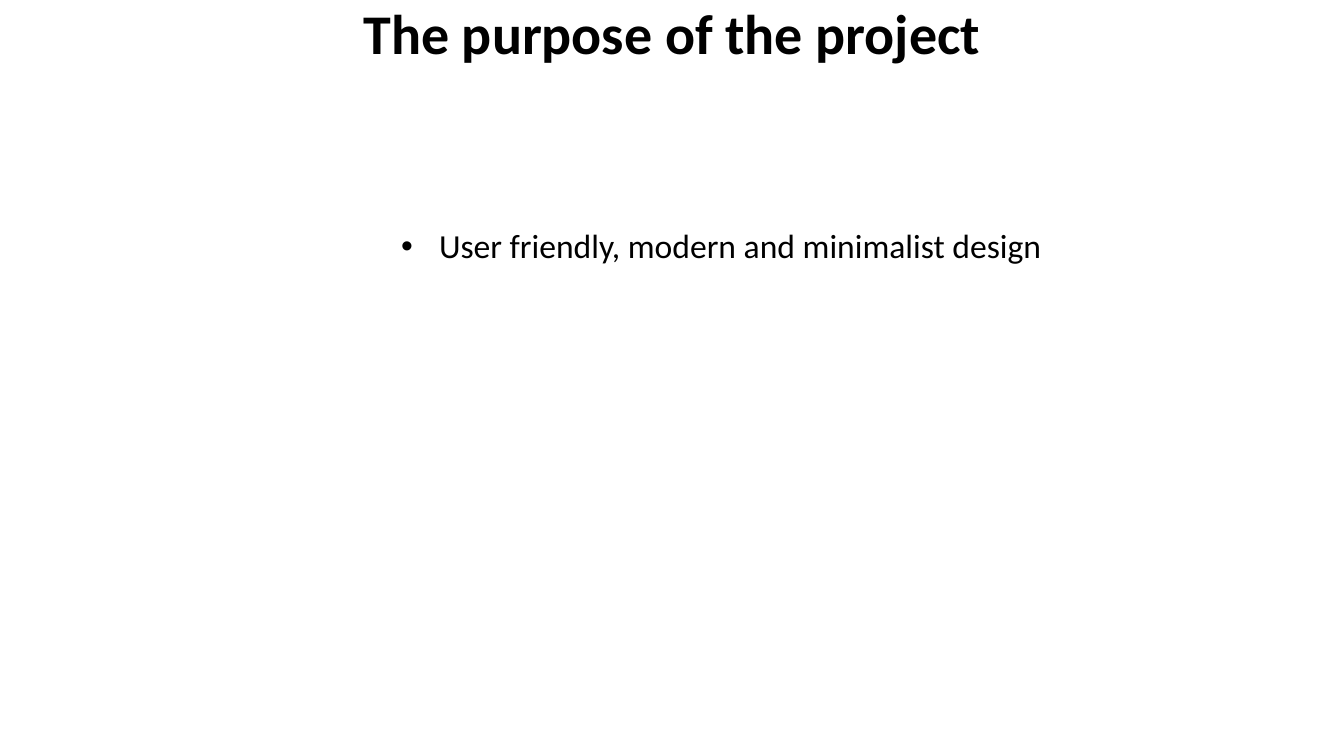
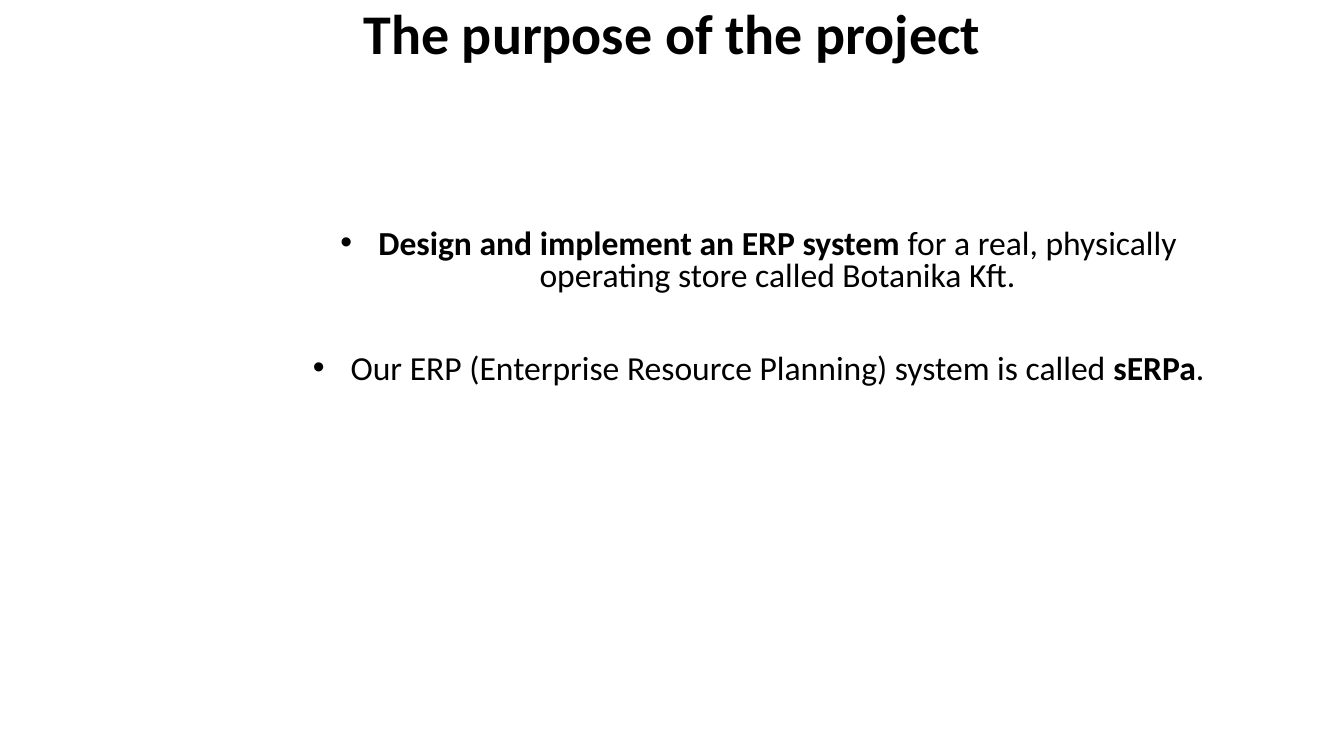
Before and after one commit to baczur-zsolt/serpa, a slide deck: slide 2 of Vizsgaremek.pptx. Drawn at 1344x756 pixels with LibreOffice and Linux fonts; fonts in the diff are those of the drawing; background and template pictures are left out. Boxes give left, top, right and bottom in pixels: in the first picture for what was removed or moved away, otherwise in the second. Text is boxed around its words. In the diff, an @@ line names an element or a change of style, - is before the commit and + after.

```diff
--- a/Vizsgaremek.pptx
+++ b/Vizsgaremek.pptx
@@ subtitle at (351,231,1204,386): text changed @@
-• User friendly, modern and minimalist design
+• Design and implement an ERP system for a real, physically operating store called Botanika Kft.
+• Our ERP (Enterprise Resource Planning) system is called sERPa.
```
Also in this commit, not shown: 6 other slides changed, 3 slides added, 1 slide removed.
